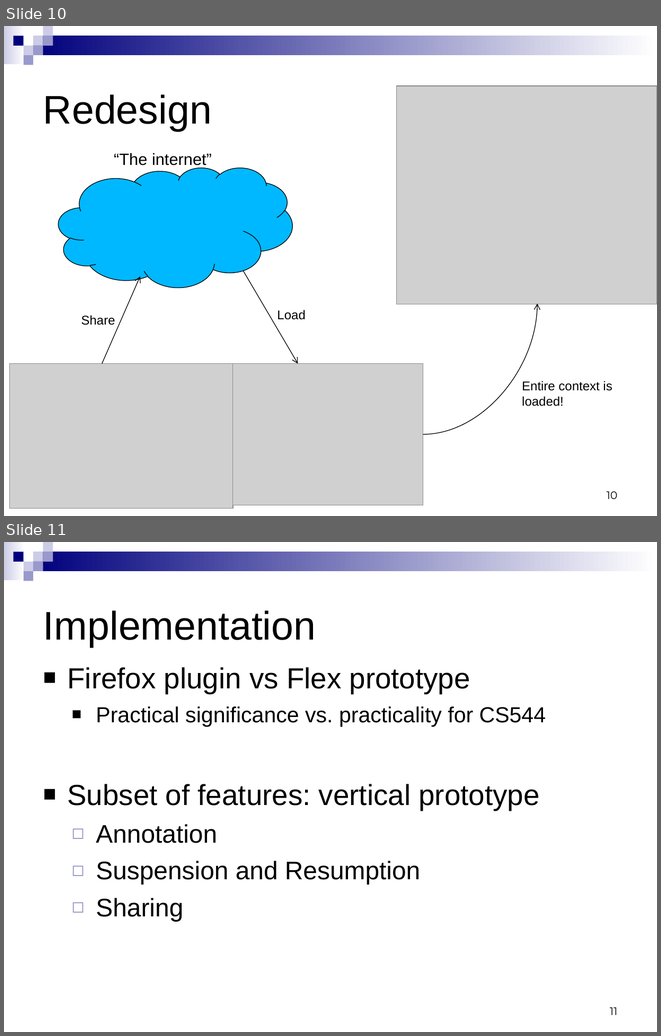
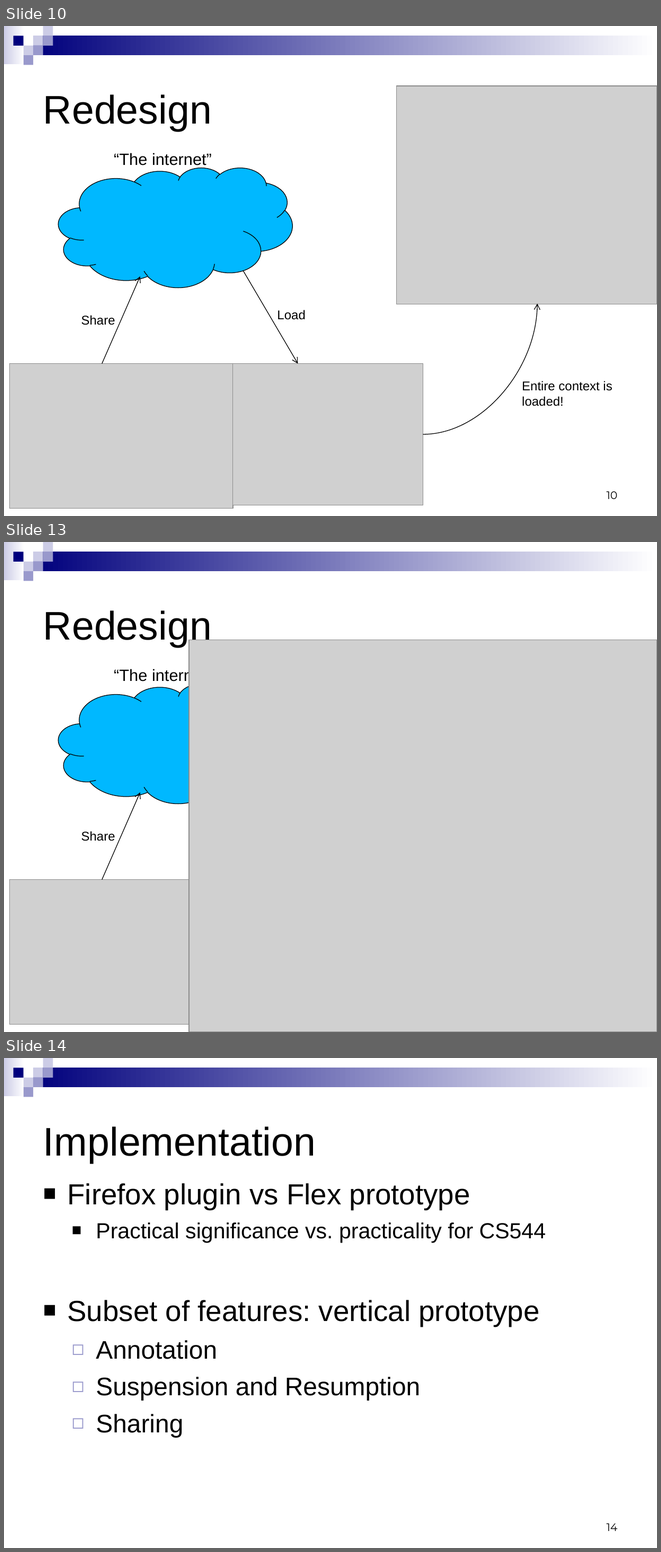
Before and after one commit to yatsek/tabfour, a slide deck: Tab4/doc/544 Phase 3 presentation.ppt. Shown one above the other, each under a label of ours: slides 10 and 11 before the commit, slides 10, 13 and 14 after it; the slides between them are not shown. The pictures are 661x1036 and 661x1552 pixels, drawn with LibreOffice and Linux fonts; fonts in the diff are those of the drawing; grey boxes stand for pictures. Boxes give left, top, right and bottom in pixels: in the first picture for what was removed or moved away, otherwise in the second. Text is boxed around its words. In the diff, an @@ line names an element or a change of style, - is before the commit and + after.

```diff
--- a/Tab4/doc/544 Phase 3 presentation.ppt
+++ b/Tab4/doc/544 Phase 3 presentation.ppt
@@ slide 13 added at bbox=[4, 542, 657, 1032], background #FFFFFF; not listed: 9 template elements that a slide beside it also shows @@
@@ title added at bbox=[43, 610, 212, 647], 44 pt, text #000000 @@
+Redesign
@@ picture added at bbox=[189, 640, 657, 1032] @@
@@ text added at bbox=[114, 668, 212, 684], 18 pt, text #000000 @@
+“The internet”
@@ freeform shape added at bbox=[58, 684, 292, 803], fill #00B8FF, outline #000000 0.74 pt @@
@@ arrow added from (102, 880) to (140, 792), #000000 0.74 pt @@
@@ text added at bbox=[81, 831, 115, 841], 14 pt, text #000000 @@
+Share
@@ picture added at bbox=[9, 880, 232, 1024] @@
@@ what was slide 11 is now slide 14 @@
@@ page number at bbox=[607, 1523, 618, 1531]: text changed @@
-11
+14
```
Also in this commit, not shown: 1 slide changed, 3 other slides added.
